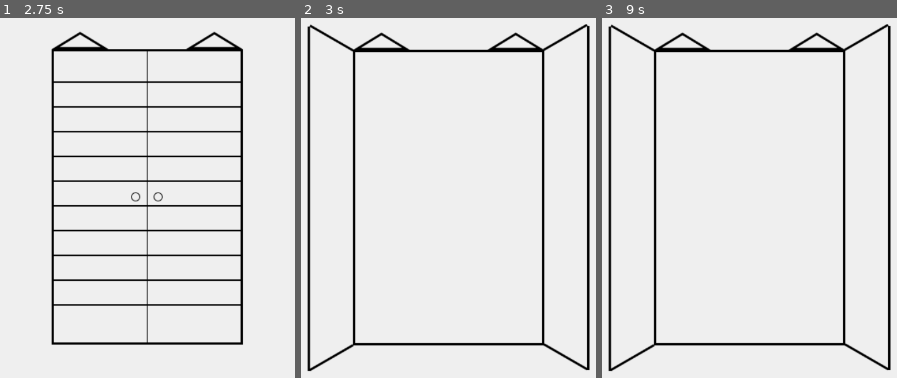
Above: before the commit, frames 1-3 (left to right).
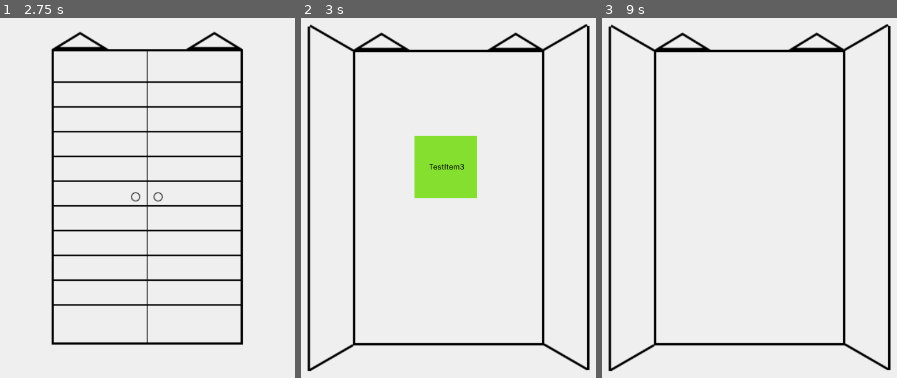
Above: after the commit, the same moments.

Repository: oycoyj2/whatsinthecabinet
Game: Godot game, scene res://main_scene.tscn
Two runs of this game, one before a commit and one after it. Both use one fixed random seed, a clock stepped at 60 frames per second and the inputs below.
Inputs (mouse positions are in pixels of both pictures, inside the frame that each line leads up to):
- Up to frame 1 (2.75 s): tap Enter at 0.5, 2 s; move the mouse to (147, 190) at 0.52 s; click (147, 190) at 0.67 s; tap Space at 1.25 s; move the mouse to (56, 61) at 1.27 s; click (56, 61) at 1.42 s; move the mouse to (outside the picture) at 2.02 s; click (outside the picture) at 2.17 s
- Up to frame 2 (3 s): tap Space at 2.75 s; move the mouse to (424, 183) at 2.77 s; click (424, 183) at 2.92 s
- Up to frame 3 (9 s): tap Enter at 3.5 s; move the mouse to (882, 140) at 3.52 s; click (882, 140) at 3.67 s; tap Space at 4.25 s; move the mouse to (outside the picture) at 4.27 s; click (outside the picture) at 4.42 s; move the mouse to (770, 21) at 5.02 s; click (770, 21) at 5.17 s; move the mouse to (outside the picture) at 5.77 s; click (outside the picture) at 5.92 s; move the mouse to (outside the picture) at 6.52 s; click (outside the picture) at 6.67 s; move the mouse to (658, 61) at 7.27 s; click (658, 61) at 7.42 s; move the mouse to (outside the picture) at 8.02 s; click (outside the picture) at 8.17 s; move the mouse to (725, 183) at 8.77 s; click (725, 183) at 8.92 s

Frame 1 is identical in both runs. In frame 2, 3.7% of the frame differs, in the area x 38-60%, y 32-50%; in frame 3, nothing differs.

Commit message:
#2- 문을 열면 확률적으로 아이템 등장
문을 열면 테스트 아이템이 랜덤하게 나온다.

Diff:
--- a/cabinet.gd
+++ b/cabinet.gd
@@ -1,23 +1,43 @@
 extends Sprite2D
 
-# 상태를 저장할 변수
 var is_open = false
 
-# 두 가지 텍스처 로드
 var texture_closed : Texture2D
 var texture_opened : Texture2D
 
+var total_item_probability : int = 0
+
+var items = [
+	{"name": "test_item_common_no1", "texture_path": "res://assets/items/test_item_common_no1.png", "probability": 20},
+	{"name": "test_item_common_no2", "texture_path": "res://assets/items/test_item_common_no2.png", "probability": 20},
+	{"name": "test_item_common_no3", "texture_path": "res://assets/items/test_item_common_no3.png", "probability": 20},
+	{"name": "test_item_common_no4", "texture_path": "res://assets/items/test_item_common_no4.png", "probability": 20},
+	{"name": "test_item_common_no5", "texture_path": "res://assets/items/test_item_common_no5.png", "probability": 20},
+]
+
+@export var item_drop_chance : int = 20 : set = set_item_drop_chance
+
+@onready var item_sprite = $"../ItemSprite"
+
 func _ready():
-	# 텍스처 초기화
 	texture_closed = preload("res://assets/cabinet/cabinet_closed.png")
 	texture_opened = preload("res://assets/cabinet/cabinet_opened.png")
-	# 초기 텍스처 설정
 	self.texture = texture_closed
 
-	# Area2D 노드 가져오기
 	var area = $CabinetArea
-	# 입력 이벤트 연결 (Godot 4 방식)
 	area.connect("input_event", Callable(self, "_on_CabinetArea_input_event"))
+
+	total_item_probability = 0
+	for item in items:
+		total_item_probability += item.probability
+	if total_item_probability > 100:
+		push_error("아이템의 총 확률이 100을 초과했습니다.")
+
+	item_sprite.visible = false
+	print("ItemSprite Visible:", item_sprite.visible)
+
+func set_item_drop_chance(value):
+	item_drop_chance = clamp(value, 0, 100)
 
 func _on_CabinetArea_input_event(viewport, event, shape_idx):
 	if event is InputEventMouseButton:
@@ -31,5 +51,32 @@
 	is_open = not is_open
 	if is_open:
 		self.texture = texture_opened
+		try_drop_item()
 	else:
 		self.texture = texture_closed
+		item_sprite.visible = false
+
+func try_drop_item():
+	var random_chance = randi() % 100
+	if random_chance < item_drop_chance:
+		var selected_item = select_random_item()
+		if selected_item != null:
+			display_item(selected_item)
+	else:
+		print("아이템이 등장하지 않았습니다.")
+
+func select_random_item() -> Dictionary:
+	var rand = randi() % 100
+	var cumulative = 0
+	for item in items:
+		cumulative += item.probability
+		if rand < cumulative:
+			return item
+	return {}
+
+func display_item(item: Dictionary):
+	var texture = load(item.texture_path)
+	item_sprite.texture = texture
+	item_sprite.scale = Vector2(1, 1)
+	item_sprite.visible = true
+	print("아이템 획득:", item.name)
--- a/main_scene.tscn
+++ b/main_scene.tscn
@@ -20,3 +20,6 @@
 [node name="CollisionShape2D" type="CollisionShape2D" parent="Cabinet/CabinetArea"]
 position = Vector2(0, -10)
 shape = SubResource("RectangleShape2D_alkio")
+
+[node name="ItemSprite" type="Sprite2D" parent="."]
+visible = false
Binary file added: assets/items/test_item_common_no1.png
Not shown, added: assets/items/test_item_common_no1.png.import
Binary file added: assets/items/test_item_common_no2.png
Not shown, added: assets/items/test_item_common_no2.png.import
Binary file added: assets/items/test_item_common_no3.png
Not shown, added: assets/items/test_item_common_no3.png.import
Binary file added: assets/items/test_item_common_no4.png
Not shown, added: assets/items/test_item_common_no4.png.import
Binary file added: assets/items/test_item_common_no5.png
Not shown, added: assets/items/test_item_common_no5.png.import
